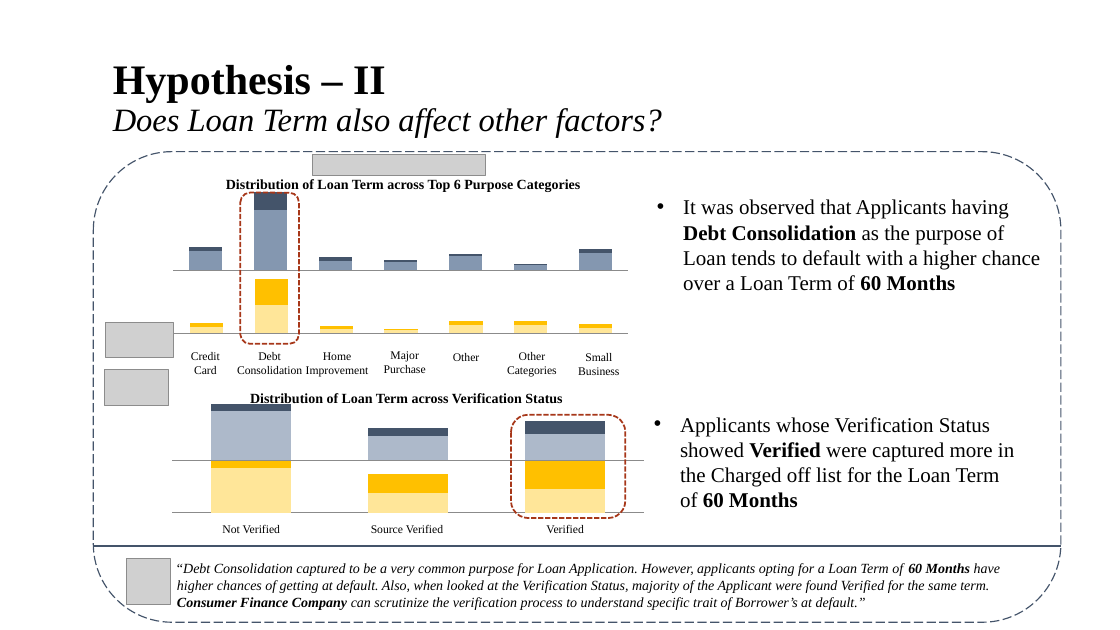
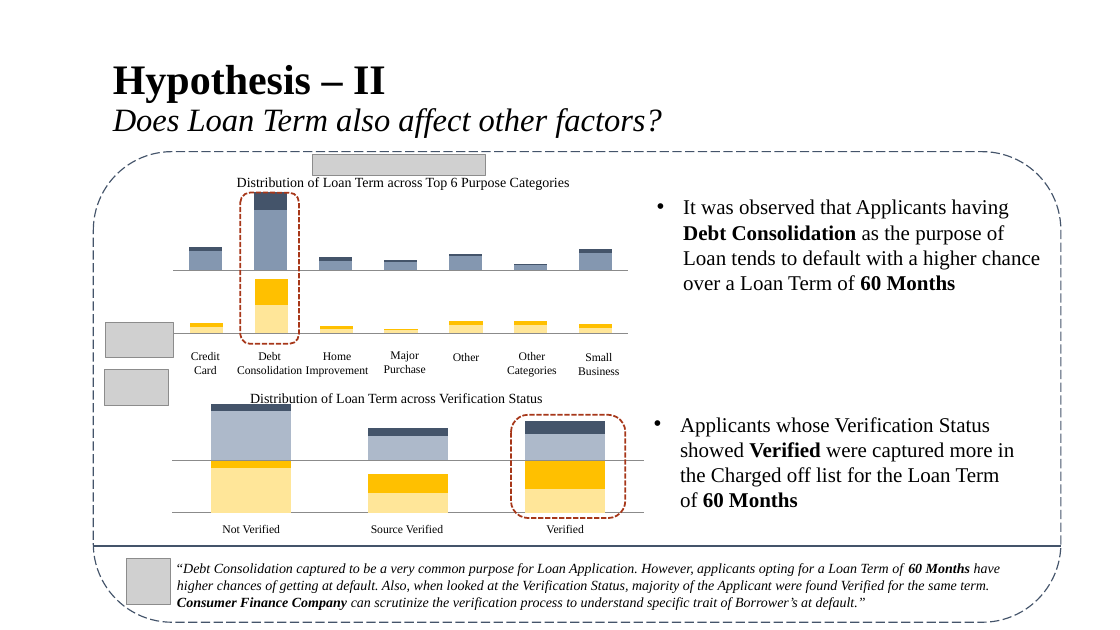
Before and after one commit to brijesh1100/P2-Gramener-Case-Study, a slide deck: slide 7 of Gramener_Case_Study_Presentation_SS.pptx. Drawn at 1120x630 pixels with LibreOffice and Linux fonts; fonts in the diff are those of the drawing; grey boxes stand for pictures; background and template pictures are left out. Boxes give left, top, right and bottom in pixels: in the first picture for what was removed or moved away, otherwise in the second. Text is boxed around its words. In the diff, an @@ line names an element or a change of style, - is before the commit and + after.

Commit message:
Added 2 Slides

```diff
--- a/Gramener_Case_Study_Presentation_SS.pptx
+++ b/Gramener_Case_Study_Presentation_SS.pptx
@@ text "Distribution of Loan Term across ..." at box(237, 177, 570, 190): bold off @@
@@ text "Distribution of Loan Term across ..." at box(250, 393, 543, 406): bold off @@
```
Also in this commit, not shown: 1 other slide changed.
